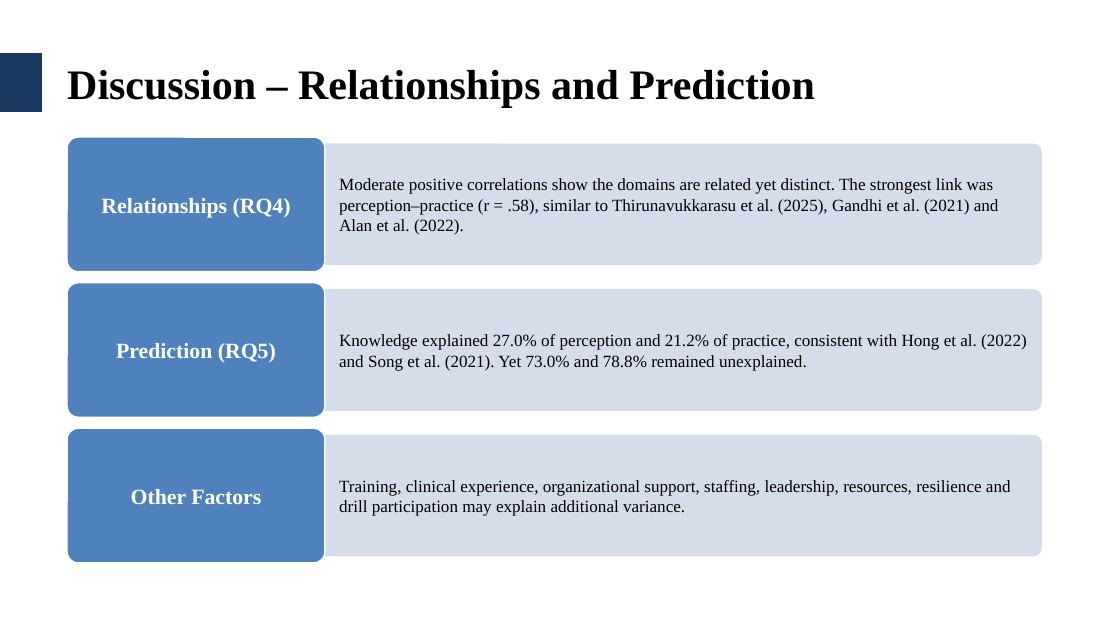
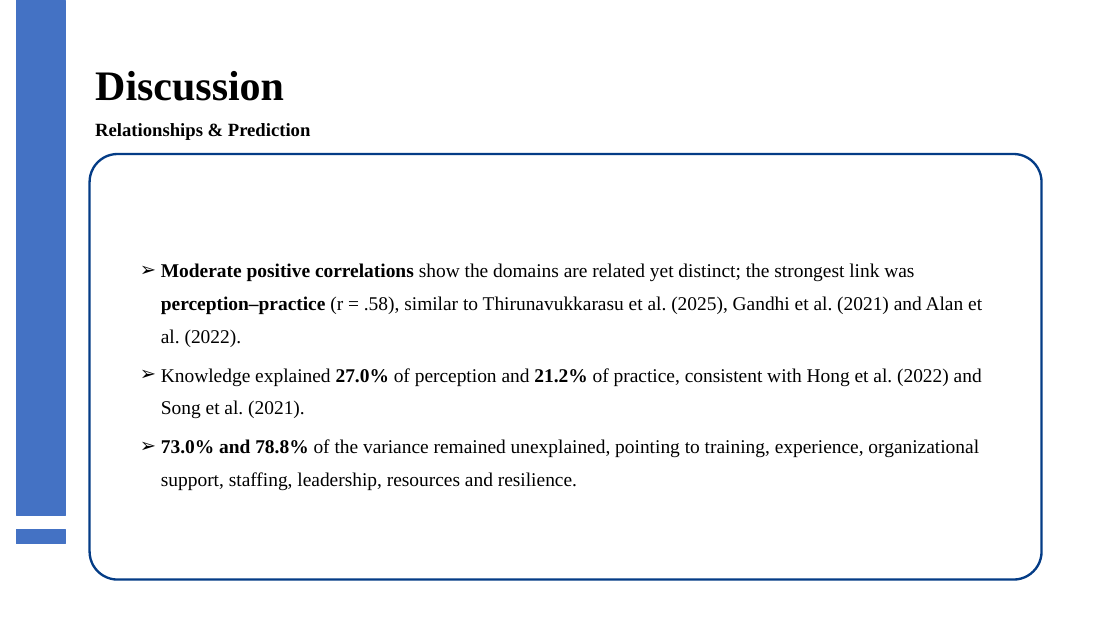
Before and after one commit to alinoshiliabunader-arch/CIPC, a slide deck: slide 31 of Samirah_Alkhaldi_Thesis_Defense.pptx. Drawn at 1120x630 pixels with LibreOffice and Linux fonts; fonts in the diff are those of the drawing; background and template pictures are left out. Boxes give left, top, right and bottom in pixels: in the first picture for what was removed or moved away, otherwise in the second. Text is boxed around its words. In the diff, an @@ line names an element or a change of style, - is before the commit and + after.

```diff
--- a/Samirah_Alkhaldi_Thesis_Defense.pptx
+++ b/Samirah_Alkhaldi_Thesis_Defense.pptx
@@ rectangle added at [16, 0, 65, 515], fill #4472C4, outline #4472C4 1 pt @@
@@ rectangle removed at [0, 53, 42, 112] @@
@@ text at [95, 71, 284, 101]: text changed @@
-Discussion – Relationships and Prediction
+Discussion
@@ text "Relationships & Prediction" at [95, 123, 311, 140]: vertical alignment middle to top @@
@@ rounded rectangle removed at [67, 137, 325, 272] @@
@@ text at [95, 123, 311, 140]: text changed; size 28 to 24 pt; text colour #FFFFFF to #000000 @@
-Relationships (RQ4)
+Relationships & Prediction
@@ rounded rectangle removed at [308, 144, 1042, 265] @@
@@ rounded rectangle added at [90, 154, 1042, 580], fill #FFFFFF, outline #043C86 3 pt @@
@@ text at [161, 263, 982, 491]: text changed; size 22 to 25 pt @@
-Moderate positive correlations show the domains are related yet distinct. The strongest link was perception–practice (r = .58), similar to Thirunavukkarasu et al. (2025), Gandhi et al. (2021) and Alan et al. (2022).
+➢ Moderate positive correlations show the domains are related yet distinct; the strongest link was perception–practice (r = .58), similar to Thirunavukkarasu et al. (2025), Gandhi et al. (2021) and Alan et al. (2022).
+➢ Knowledge explained 27.0% of perception and 21.2% of practice, consistent with Hong et al. (2022) and Song et al. (2021).
+➢ 73.0% and 78.8% of the variance remained unexplained, pointing to training, experience, organizational support, staffing, leadership, resources and resilience.
@@ rounded rectangle removed at [67, 283, 325, 417] @@
@@ rounded rectangle removed at [308, 290, 1042, 410] @@
@@ text removed at [116, 343, 276, 363] @@
-Prediction (RQ5)
@@ text removed at [339, 334, 1027, 371] @@
-Knowledge explained 27.0% of perception and 21.2% of practice, consistent with Hong et al. (2022) and Song et al. (2021). Yet 73.0% and 78.8% remained unexplained.
@@ rounded rectangle removed at [67, 428, 325, 563] @@
@@ rounded rectangle removed at [308, 435, 1042, 556] @@
@@ text removed at [131, 489, 261, 504] @@
-Other Factors
@@ text removed at [339, 480, 1011, 516] @@
-Training, clinical experience, organizational support, staffing, leadership, resources, resilience and drill participation may explain additional variance.
@@ rectangle added at [16, 529, 65, 544], fill #4472C4, outline #4472C4 1 pt @@
```
Also in this commit, not shown: 40 other slides changed, 3 slides added, 2 slides removed.
